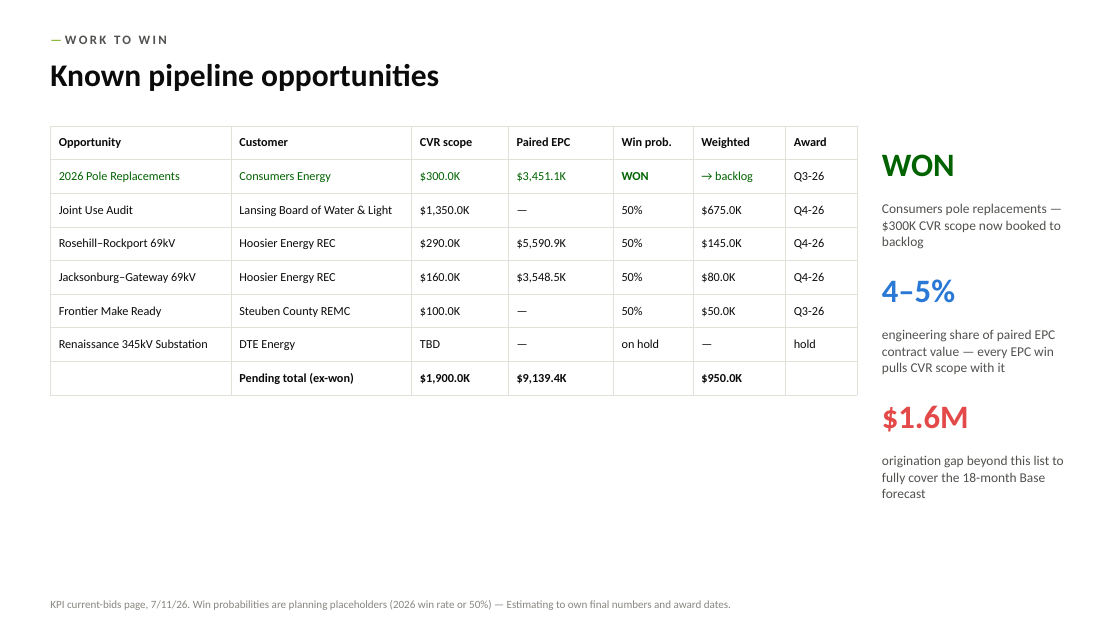
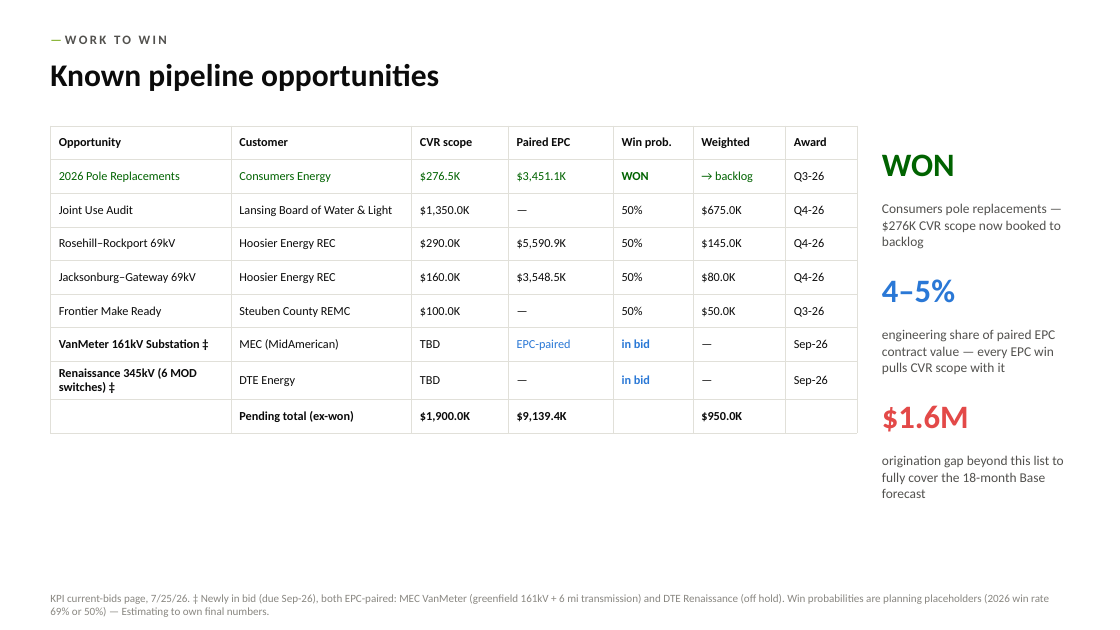
Before and after one commit to codlingjim-debug/CVR---Financial, a slide deck: slide 12 of reports/CVR_Deck_Jun2026.pptx. Drawn at 1120x630 pixels with LibreOffice and Linux fonts; fonts in the diff are those of the drawing. Boxes give left, top, right and bottom in pixels: in the first picture for what was removed or moved away, otherwise in the second. Text is boxed around its words. In the diff, an @@ line names an element or a change of style, - is before the commit and + after.

```diff
--- a/reports/CVR_Deck_Jun2026.pptx
+++ b/reports/CVR_Deck_Jun2026.pptx
@@ table at [50,126,857,426] @@
-row 2, column 3: $300.0K
+row 2, column 3: $276.5K
-row 7: Renaissance 345kV Substation | DTE Energy | TBD | — | on hold | — | hold
+row 7: VanMeter 161kV Substation ‡ | MEC (MidAmerican) | TBD | EPC-paired | in bid | — | Sep-26
+row 8: Renaissance 345kV (6 MOD switches) ‡ | DTE Energy | TBD | — | in bid | — | Sep-26
@@ text at [882,203,1060,249]: text changed @@
-Consumers pole replacements — $300K CVR scope now booked to backlog
+Consumers pole replacements — $276K CVR scope now booked to backlog
@@ text at [50,594,1049,617]: text changed @@
-KPI current-bids page, 7/11/26. Win probabilities are planning placeholders (2026 win rate or 50%) — Estimating to own final numbers and award dates.
+KPI current-bids page, 7/25/26. ‡ Newly in bid (due Sep-26), both EPC-paired: MEC VanMeter (greenfield 161kV + 6 mi transmission) and DTE Renaissance (off hold). Win probabilities are planning placeholders (2026 win rate 69% or 50%) — Estimating to own final numbers.
```
Also in this commit, not shown: 10 other slides changed, 9 other files.
